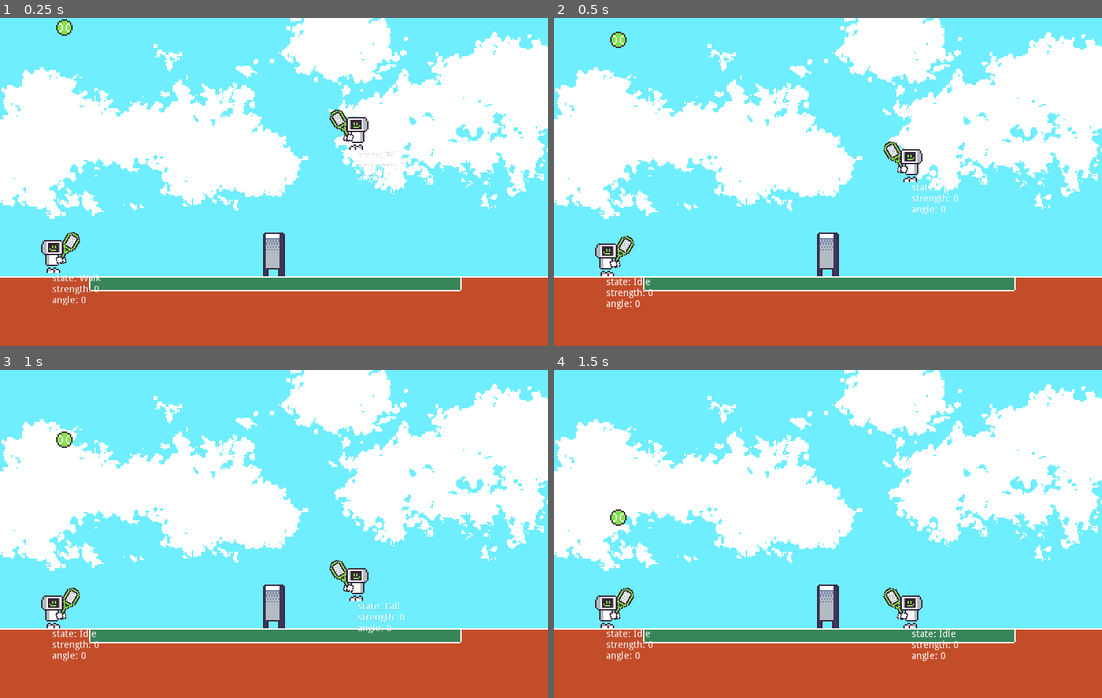
Above: before the commit, frames 1-4 (two rows, left to right).
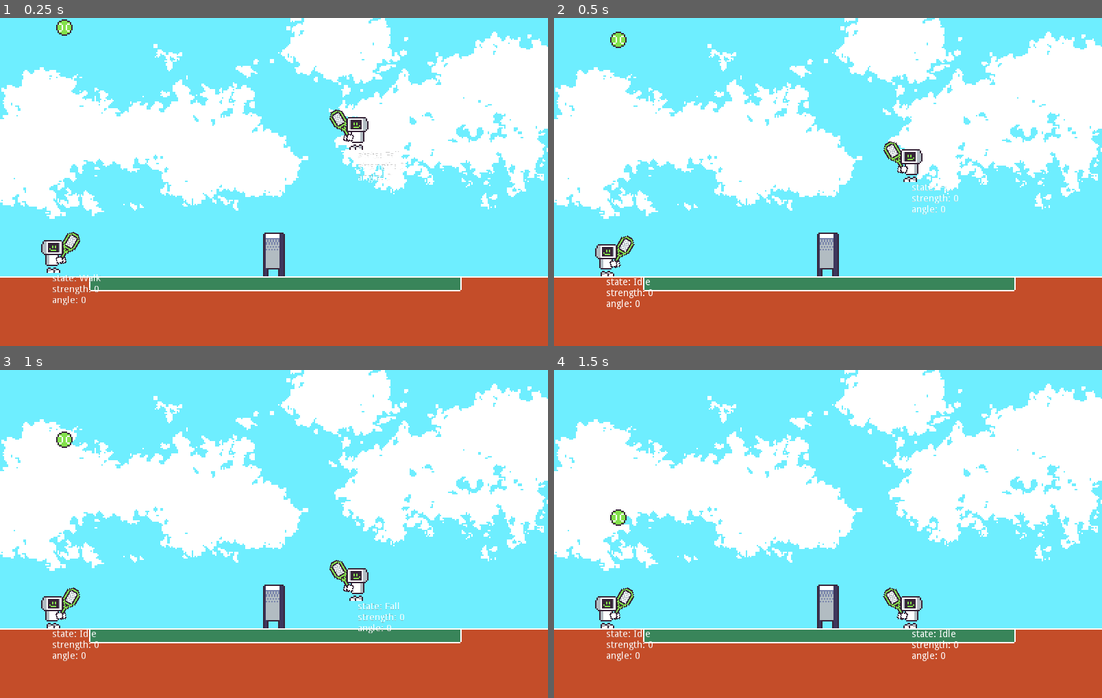
Above: after the commit, the same moments.

Repository: rthurmed/BobBytesTennisChampionship
Game: Godot game, scene res://src/Main.tscn
The game is run twice, just before and just after one commit, with the same random seed, the same clock (stepped at 60 frames per second) and the same inputs.
Inputs:
- Up to frame 1 (0.25 s): no input
- Up to frame 2 (0.5 s): no input
- Up to frame 3 (1 s): no input
- Up to frame 4 (1.5 s): no input

Frame 1 is identical in both runs. In frame 2, less than 0.1% of the frame differs, in the area x 7-12%, y 68-74%; in frame 3, less than 0.1%; in frame 4, less than 0.1%, in the area x 7-68%, y 68-74%.

Commit message:
Added walking animation

Diff:
--- a/src/game/char/Person.tscn
+++ b/src/game/char/Person.tscn
@@ -31,7 +31,7 @@
 length = 0.25
 step = 0.05
 tracks/0/type = "value"
-tracks/0/path = NodePath("VisualInstance/Racket:rotation_degrees")
+tracks/0/path = NodePath("VisualInstance/Hands/Racket:rotation_degrees")
 tracks/0/interp = 2
 tracks/0/loop_wrap = true
 tracks/0/imported = false
@@ -55,7 +55,7 @@
 "values": [ true, false, false ]
 }
 tracks/2/type = "value"
-tracks/2/path = NodePath("VisualInstance/Racket:position")
+tracks/2/path = NodePath("VisualInstance/Hands/Racket:position")
 tracks/2/interp = 2
 tracks/2/loop_wrap = true
 tracks/2/imported = false
@@ -70,7 +70,7 @@
 [sub_resource type="Animation" id=5]
 resource_name = "HoldAttack"
 tracks/0/type = "value"
-tracks/0/path = NodePath("VisualInstance/Racket:rotation_degrees")
+tracks/0/path = NodePath("VisualInstance/Hands/Racket:rotation_degrees")
 tracks/0/interp = 2
 tracks/0/loop_wrap = true
 tracks/0/imported = false
@@ -82,10 +82,10 @@
 "values": [ 30.5111, -57.9779, -71.1627 ]
 }
 
-[sub_resource type="Animation" id=3]
-length = 0.001
+[sub_resource type="Animation" id=8]
+resource_name = "Idle"
 tracks/0/type = "value"
-tracks/0/path = NodePath("VisualInstance/Racket:position")
+tracks/0/path = NodePath("VisualInstance/Legs/Foot1:position")
 tracks/0/interp = 1
 tracks/0/loop_wrap = true
 tracks/0/imported = false
@@ -94,10 +94,61 @@
 "times": PoolRealArray( 0 ),
 "transitions": PoolRealArray( 1 ),
 "update": 0,
+"values": [ Vector2( 3, -3 ) ]
+}
+tracks/1/type = "value"
+tracks/1/path = NodePath("VisualInstance/Legs/Foot2:position")
+tracks/1/interp = 1
+tracks/1/loop_wrap = true
+tracks/1/imported = false
+tracks/1/enabled = true
+tracks/1/keys = {
+"times": PoolRealArray( 0 ),
+"transitions": PoolRealArray( 1 ),
+"update": 0,
+"values": [ Vector2( -1, -3 ) ]
+}
+tracks/2/type = "value"
+tracks/2/path = NodePath("VisualInstance/Body:position")
+tracks/2/interp = 1
+tracks/2/loop_wrap = true
+tracks/2/imported = false
+tracks/2/enabled = true
+tracks/2/keys = {
+"times": PoolRealArray( 0 ),
+"transitions": PoolRealArray( 1 ),
+"update": 0,
+"values": [ Vector2( 0, 0 ) ]
+}
+tracks/3/type = "value"
+tracks/3/path = NodePath("VisualInstance/Hands:position")
+tracks/3/interp = 1
+tracks/3/loop_wrap = true
+tracks/3/imported = false
+tracks/3/enabled = true
+tracks/3/keys = {
+"times": PoolRealArray( 0 ),
+"transitions": PoolRealArray( 1 ),
+"update": 0,
+"values": [ Vector2( 0, 0 ) ]
+}
+
+[sub_resource type="Animation" id=3]
+length = 0.001
+tracks/0/type = "value"
+tracks/0/path = NodePath("VisualInstance/Hands/Racket:position")
+tracks/0/interp = 1
+tracks/0/loop_wrap = true
+tracks/0/imported = false
+tracks/0/enabled = true
+tracks/0/keys = {
+"times": PoolRealArray( 0 ),
+"transitions": PoolRealArray( 1 ),
+"update": 0,
 "values": [ Vector2( 6, -11 ) ]
 }
 tracks/1/type = "value"
-tracks/1/path = NodePath("VisualInstance/Racket:rotation_degrees")
+tracks/1/path = NodePath("VisualInstance/Hands/Racket:rotation_degrees")
 tracks/1/interp = 1
 tracks/1/loop_wrap = true
 tracks/1/imported = false
@@ -120,6 +171,131 @@
 "update": 0,
 "values": [ false ]
 }
+tracks/3/type = "value"
+tracks/3/path = NodePath("VisualInstance/Legs/Foot2:position")
+tracks/3/interp = 1
+tracks/3/loop_wrap = true
+tracks/3/imported = false
+tracks/3/enabled = true
+tracks/3/keys = {
+"times": PoolRealArray( 0 ),
+"transitions": PoolRealArray( 1 ),
+"update": 0,
+"values": [ Vector2( -1, -3 ) ]
+}
+tracks/4/type = "value"
+tracks/4/path = NodePath("VisualInstance/Legs/Foot1:position")
+tracks/4/interp = 1
+tracks/4/loop_wrap = true
+tracks/4/imported = false
+tracks/4/enabled = true
+tracks/4/keys = {
+"times": PoolRealArray( 0 ),
+"transitions": PoolRealArray( 1 ),
+"update": 0,
+"values": [ Vector2( 3, -3 ) ]
+}
+tracks/5/type = "value"
+tracks/5/path = NodePath("VisualInstance/Body:position")
+tracks/5/interp = 1
+tracks/5/loop_wrap = true
+tracks/5/imported = false
+tracks/5/enabled = true
+tracks/5/keys = {
+"times": PoolRealArray( 0 ),
+"transitions": PoolRealArray( 1 ),
+"update": 0,
+"values": [ Vector2( 0, 0 ) ]
+}
+tracks/6/type = "value"
+tracks/6/path = NodePath("VisualInstance/Hands:position")
+tracks/6/interp = 1
+tracks/6/loop_wrap = true
+tracks/6/imported = false
+tracks/6/enabled = true
+tracks/6/keys = {
+"times": PoolRealArray( 0 ),
+"transitions": PoolRealArray( 1 ),
+"update": 0,
+"values": [ Vector2( 0, 0 ) ]
+}
+tracks/7/type = "value"
+tracks/7/path = NodePath("VisualInstance/Body/Head:position")
+tracks/7/interp = 1
+tracks/7/loop_wrap = true
+tracks/7/imported = false
+tracks/7/enabled = true
+tracks/7/keys = {
+"times": PoolRealArray( 0 ),
+"transitions": PoolRealArray( 1 ),
+"update": 0,
+"values": [ Vector2( 0, -20 ) ]
+}
+
+[sub_resource type="Animation" id=7]
+resource_name = "Walk"
+length = 0.4
+loop = true
+tracks/0/type = "value"
+tracks/0/path = NodePath("VisualInstance/Legs/Foot2:position")
+tracks/0/interp = 2
+tracks/0/loop_wrap = true
+tracks/0/imported = false
+tracks/0/enabled = true
+tracks/0/keys = {
+"times": PoolRealArray( 0, 0.1, 0.2, 0.3, 0.4 ),
+"transitions": PoolRealArray( 1, 1, 1, 1, 1 ),
+"update": 0,
+"values": [ Vector2( -3, -3 ), Vector2( 3, -5 ), Vector2( 6, -3 ), Vector2( -1, -3 ), Vector2( -3, -3 ) ]
+}
+tracks/1/type = "value"
+tracks/1/path = NodePath("VisualInstance/Legs/Foot1:position")
+tracks/1/interp = 2
+tracks/1/loop_wrap = true
+tracks/1/imported = false
+tracks/1/enabled = true
+tracks/1/keys = {
+"times": PoolRealArray( 0, 0.1, 0.2, 0.3, 0.4 ),
+"transitions": PoolRealArray( 1, 1, 1, 1, 1 ),
+"update": 0,
+"values": [ Vector2( 4, -6 ), Vector2( -1, -3 ), Vector2( -4, -3 ), Vector2( 3, -4 ), Vector2( 4, -6 ) ]
+}
+tracks/2/type = "value"
+tracks/2/path = NodePath("VisualInstance/Body:position")
+tracks/2/interp = 2
+tracks/2/loop_wrap = true
+tracks/2/imported = false
+tracks/2/enabled = true
+tracks/2/keys = {
+"times": PoolRealArray( 0, 0.2 ),
+"transitions": PoolRealArray( 1, 1 ),
+"update": 0,
+"values": [ Vector2( 0, 0 ), Vector2( 0, -3 ) ]
+}
+tracks/3/type = "value"
+tracks/3/path = NodePath("VisualInstance/Hands:position")
+tracks/3/interp = 2
+tracks/3/loop_wrap = true
+tracks/3/imported = false
+tracks/3/enabled = true
+tracks/3/keys = {
+"times": PoolRealArray( 0, 0.1, 0.3 ),
+"transitions": PoolRealArray( 1, 1, 1 ),
+"update": 0,
+"values": [ Vector2( 0, 0 ), Vector2( 1, -2 ), Vector2( -2, 1 ) ]
+}
+tracks/4/type = "value"
+tracks/4/path = NodePath("VisualInstance/Body/Head:position")
+tracks/4/interp = 1
+tracks/4/loop_wrap = true
+tracks/4/imported = false
+tracks/4/enabled = true
+tracks/4/keys = {
+"times": PoolRealArray( 0, 0.1 ),
+"transitions": PoolRealArray( 1, 1 ),
+"update": 0,
+"values": [ Vector2( 0, -20 ), Vector2( 0, -16 ) ]
+}
 
 [node name="Person" type="KinematicBody2D"]
 collision_layer = 2
@@ -166,6 +342,16 @@
 scale = Vector2( 0.599998, 0.600001 )
 texture = ExtResource( 7 )
 
+[node name="Legs" type="Node2D" parent="VisualInstance"]
+
+[node name="Foot1" type="Sprite" parent="VisualInstance/Legs"]
+position = Vector2( 3, -3 )
+texture = ExtResource( 18 )
+
+[node name="Foot2" type="Sprite" parent="VisualInstance/Legs"]
+position = Vector2( -1, -3 )
+texture = ExtResource( 18 )
+
 [node name="Body" type="Node2D" parent="VisualInstance"]
 
 [node name="Torso" type="Sprite" parent="VisualInstance/Body"]
@@ -176,30 +362,22 @@
 position = Vector2( 0, -20 )
 texture = ExtResource( 17 )
 
-[node name="Legs" type="Node2D" parent="VisualInstance"]
-
-[node name="Foot1" type="Sprite" parent="VisualInstance/Legs"]
-position = Vector2( 3, -3 )
-texture = ExtResource( 18 )
-
-[node name="Foot2" type="Sprite" parent="VisualInstance/Legs"]
-position = Vector2( -1, -3 )
-texture = ExtResource( 18 )
-
-[node name="Racket" type="Node2D" parent="VisualInstance"]
+[node name="Hands" type="Node2D" parent="VisualInstance"]
+
+[node name="Racket" type="Node2D" parent="VisualInstance/Hands"]
 position = Vector2( 6, -11 )
 rotation = 0.532519
 
-[node name="Hand2" type="Sprite" parent="VisualInstance/Racket"]
+[node name="Hand2" type="Sprite" parent="VisualInstance/Hands/Racket"]
 position = Vector2( 2, 0 )
 texture = ExtResource( 15 )
 
-[node name="Racket" type="Sprite" parent="VisualInstance/Racket"]
+[node name="Racket" type="Sprite" parent="VisualInstance/Hands/Racket"]
 position = Vector2( 1, -11 )
 rotation = -1.5708
 texture = ExtResource( 14 )
 
-[node name="Hand1" type="Sprite" parent="VisualInstance/Racket"]
+[node name="Hand1" type="Sprite" parent="VisualInstance/Hands/Racket"]
 position = Vector2( 0, 1 )
 texture = ExtResource( 15 )
 
@@ -256,7 +434,9 @@
 [node name="AnimationPlayer" type="AnimationPlayer" parent="."]
 anims/Attack = SubResource( 2 )
 anims/HoldAttack = SubResource( 5 )
+anims/Idle = SubResource( 8 )
 anims/RESET = SubResource( 3 )
+anims/Walk = SubResource( 7 )
 
 [node name="DebugNode" parent="." instance=ExtResource( 13 )]
 rect_scale = Vector2( 0.5, 0.5 )
--- a/src/game/char/state/Idle.gd
+++ b/src/game/char/state/Idle.gd
@@ -20,6 +20,8 @@
 	owner.move(delta, Vector2.ZERO)
 
 
-func physics_process(_delta: float): pass
-func enter(): pass
+func enter():
+	owner.animation.play("Idle")
+
+
 func exit(): pass
--- a/src/game/char/state/Walk.gd
+++ b/src/game/char/state/Walk.gd
@@ -24,5 +24,11 @@
 
 
 func physics_process(_delta: float): pass
-func enter(): pass
-func exit(): pass
+
+
+func enter():
+	owner.animation.play("Walk")
+
+
+func exit():
+	owner.animation.play("RESET")
Not shown: 1 places in src/game/char/Person.tscn that only renumber resources
